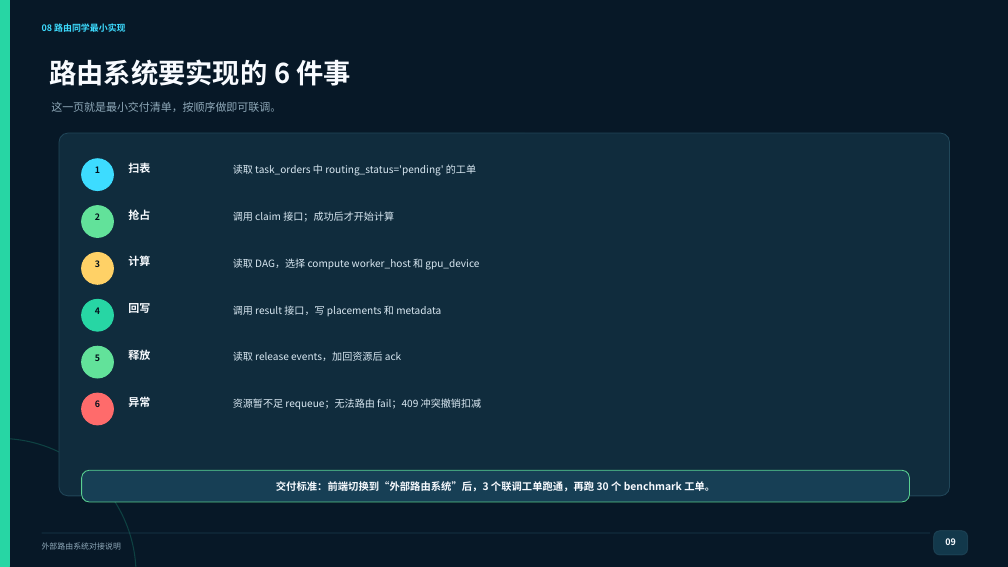
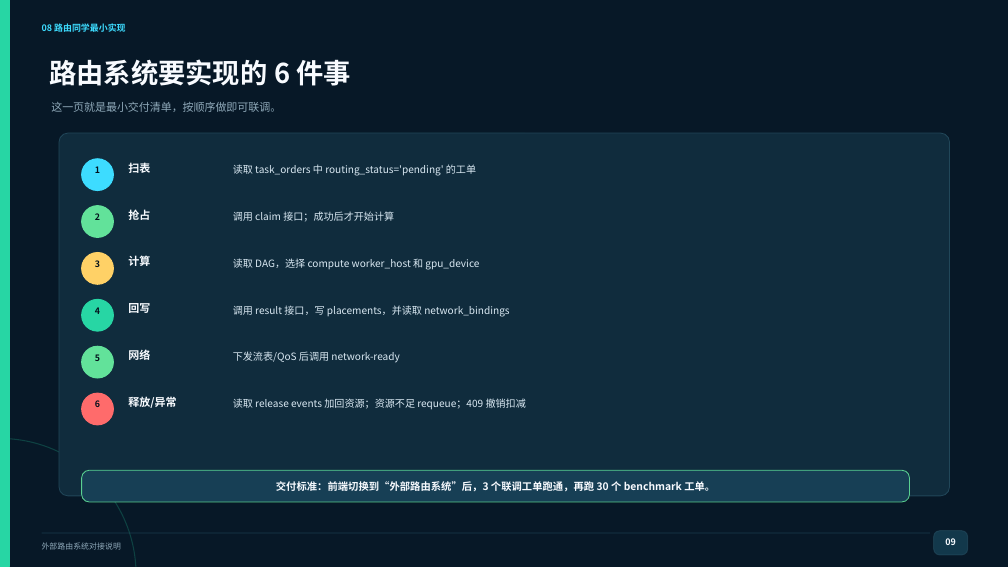
Before and after one commit to budcankui-dev/manage_deploy, a slide deck: slide 9 of docs/presentations/routing-integration/外部路由系统对接讲解.pptx. Drawn at 1008x567 pixels with LibreOffice and Linux fonts; fonts in the diff are those of the drawing. Boxes give left, top, right and bottom in pixels: in the first picture for what was removed or moved away, otherwise in the second. Text is boxed around its words. In the diff, an @@ line names an element or a change of style, - is before the commit and + after.

Commit message:
feat: add network-ready routing handoff

```diff
--- a/docs/presentations/routing-integration/外部路由系统对接讲解.pptx
+++ b/docs/presentations/routing-integration/外部路由系统对接讲解.pptx
@@ text at [233,305,509,317]: text changed @@
-调用 result 接口，写 placements 和 metadata
+调用 result 接口，写 placements，并读取 network_bindings
@@ text at [128,348,150,363]: text changed @@
-释放
+网络
@@ text at [233,351,399,363]: text changed @@
-读取 release events，加回资源后 ack
+下发流表/QoS 后调用 network-ready
@@ text at [128,397,176,408]: text changed @@
-异常
+释放/异常
@@ text at [233,398,526,410]: text changed @@
-资源暂不足 requeue；无法路由 fail；409 冲突撤销扣减
+读取 release events 加回资源；资源不足 requeue；409 撤销扣减
```
Also in this commit, not shown: 5 other slides changed, 17 other files.
